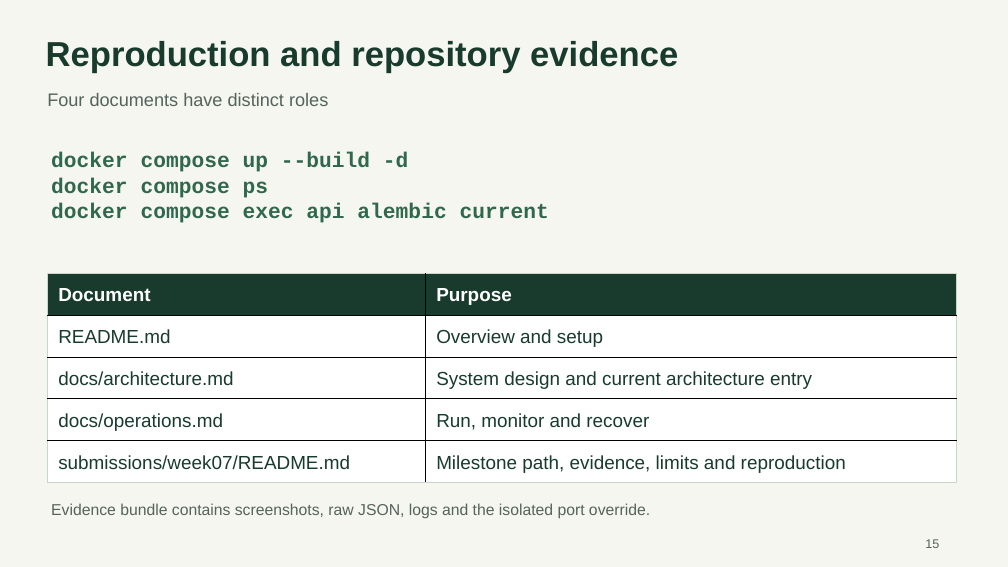
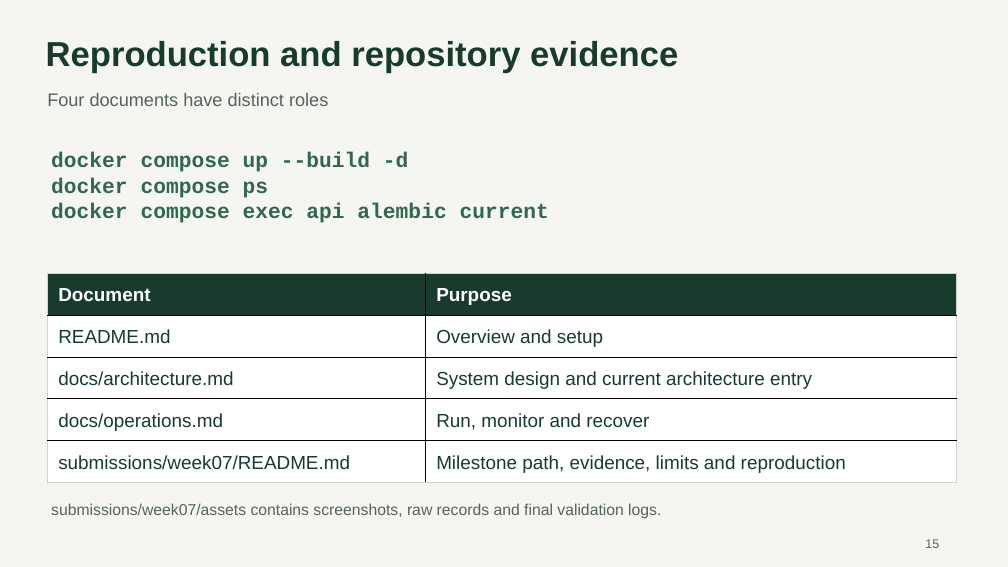
Before and after one commit to BoxiangZ/NourishLoop, a slide deck: slide 15 of submissions/week07/NourishLoop_W07_Midterm_Demo.pptx. Drawn at 1008x567 pixels with LibreOffice and Linux fonts; fonts in the diff are those of the drawing. Boxes give left, top, right and bottom in pixels: in the first picture for what was removed or moved away, otherwise in the second. Text is boxed around its words. In the diff, an @@ line names an element or a change of style, - is before the commit and + after.

```diff
--- a/submissions/week07/NourishLoop_W07_Midterm_Demo.pptx
+++ b/submissions/week07/NourishLoop_W07_Midterm_Demo.pptx
@@ text at (x1=51, y1=503, x2=661, y2=519): text changed @@
-Evidence bundle contains screenshots, raw JSON, logs and the isolated port override.
+submissions/week07/assets contains screenshots, raw records and final validation logs.
```
Also in this commit, not shown: 4 other slides changed, 4 other files.
